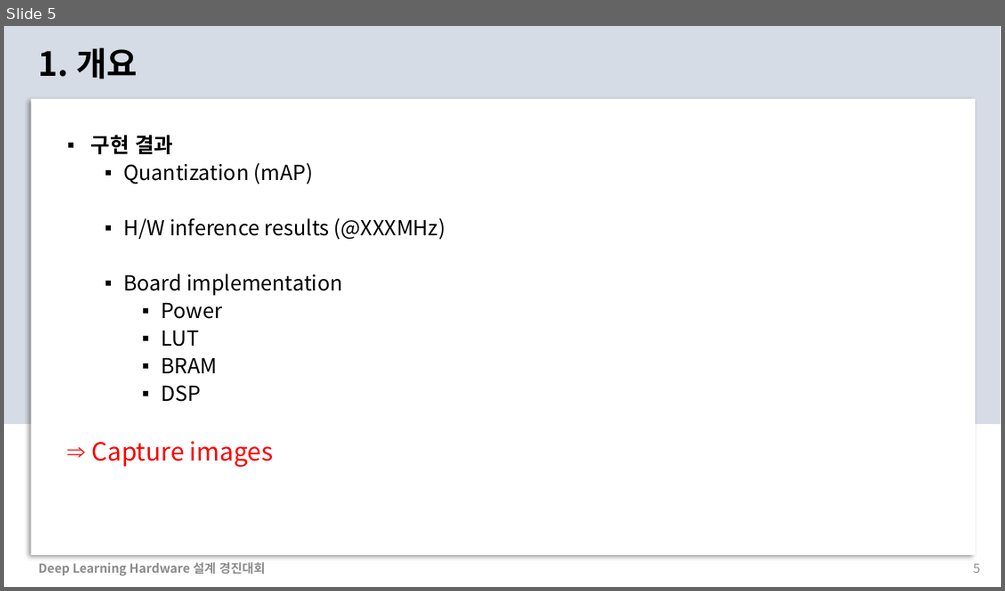
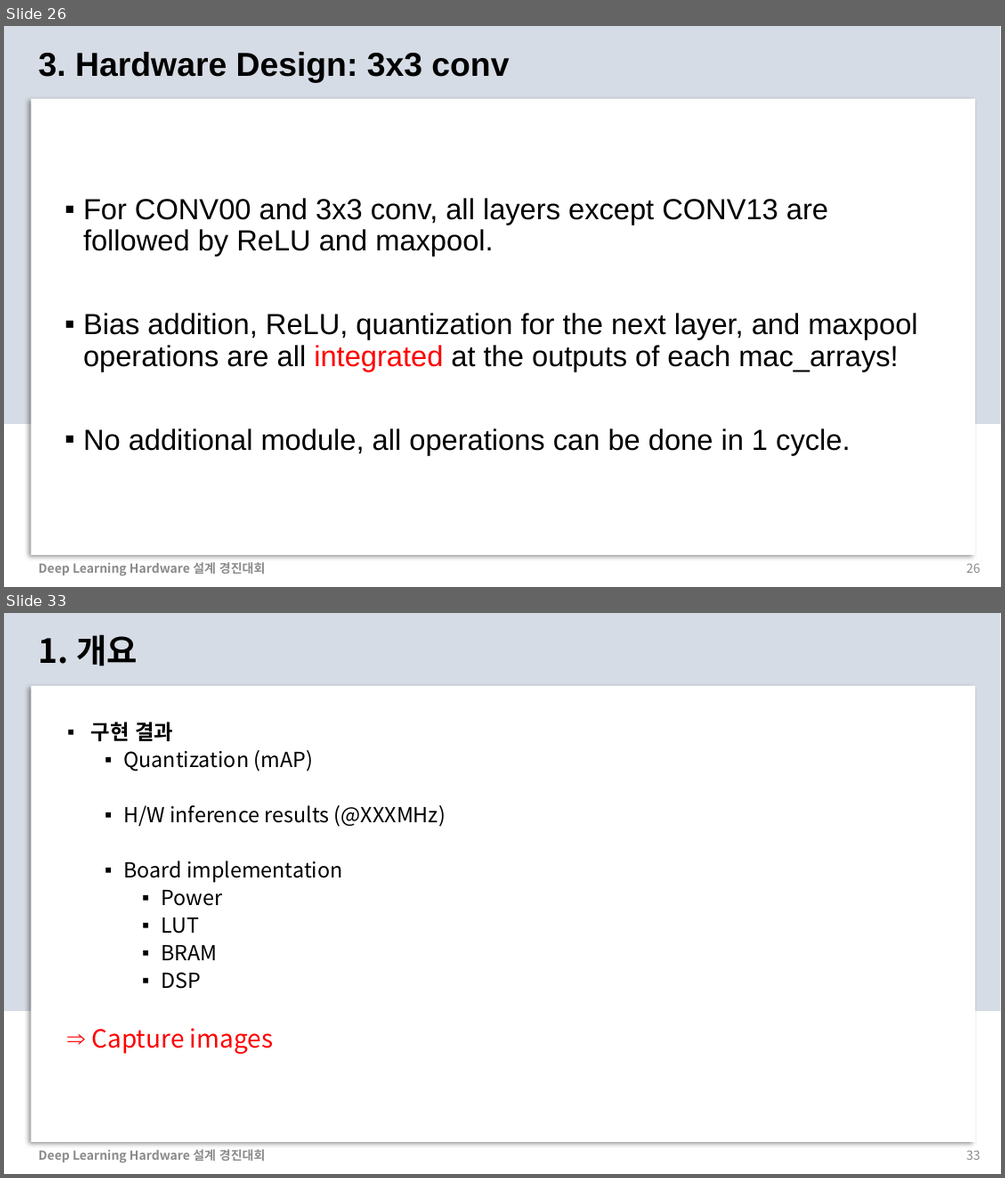
Before and after one commit to chaangwoo/AIX2024_ChipChamps, a slide deck: 2_Presentation/AIX2024_ChipChamps.pptx. Shown one above the other, each under a label of ours: slide 5 before the commit, slides 26 and 33 after it; the slides between them are not shown. The pictures are 1005x591 and 1005x1178 pixels, drawn with LibreOffice and Linux fonts; fonts in the diff are those of the drawing. Boxes give left, top, right and bottom in pixels: in the first picture for what was removed or moved away, otherwise in the second. Text is boxed around its words. In the diff, an @@ line names an element or a change of style, - is before the commit and + after.

```diff
--- a/2_Presentation/AIX2024_ChipChamps.pptx
+++ b/2_Presentation/AIX2024_ChipChamps.pptx
@@ slide 26 added at [4,26,1001,587], background #FFFFFF; not listed: 2 template elements that a slide beside it also shows @@
@@ text added at [39,52,509,83], 32 pt, text #000000, bold @@
+3. Hardware Design: 3x3 conv
@@ text added at [83,198,917,454], 28 pt, text #000000 @@
+▪ For CONV00 and 3x3 conv, all layers except CONV13 are followed by ReLU and maxpool.
+▪ Bias addition, ReLU, quantization for the next layer, and maxpool operations are all integrated at the outputs of each mac_arrays!
+▪ No additional module, all operations can be done in 1 cycle.
@@ text added at [39,562,265,576], 12 pt, text #8C8C8C, bold @@
+Deep Learning Hardware 설계 경진대회
@@ page number added at [966,563,980,572], 12 pt, text #8C8C8C @@
+26
@@ what was slide 5 is now slide 33 @@
@@ page number at [966,1150,980,1159]: text changed @@
-5
+33
```
Also in this commit, not shown: 2 slides changed, 30 other slides added, 3 slides removed.
